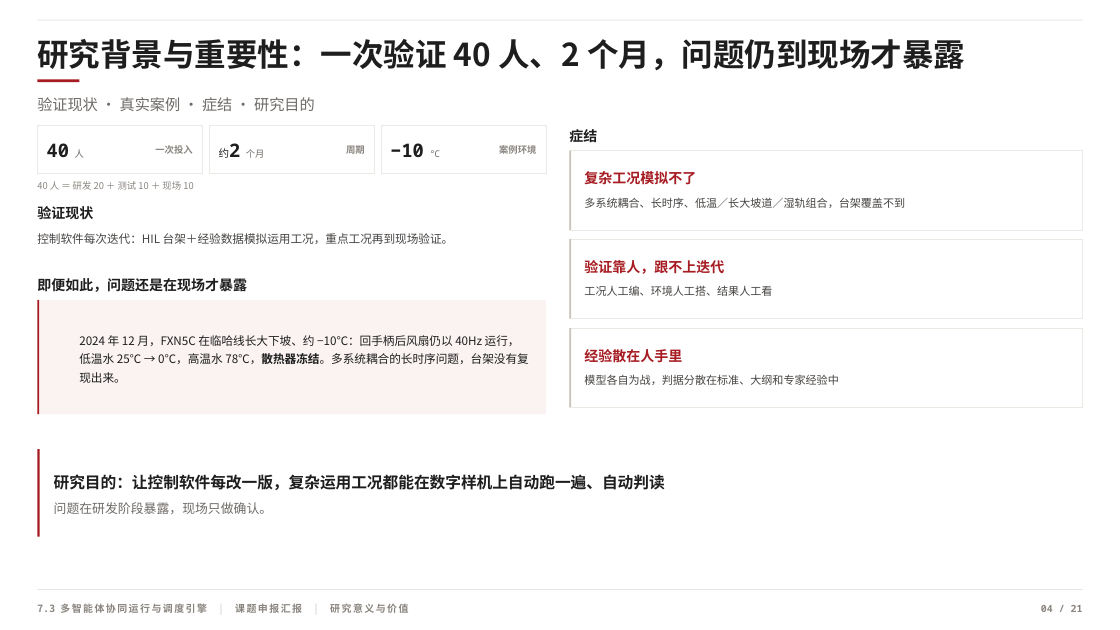
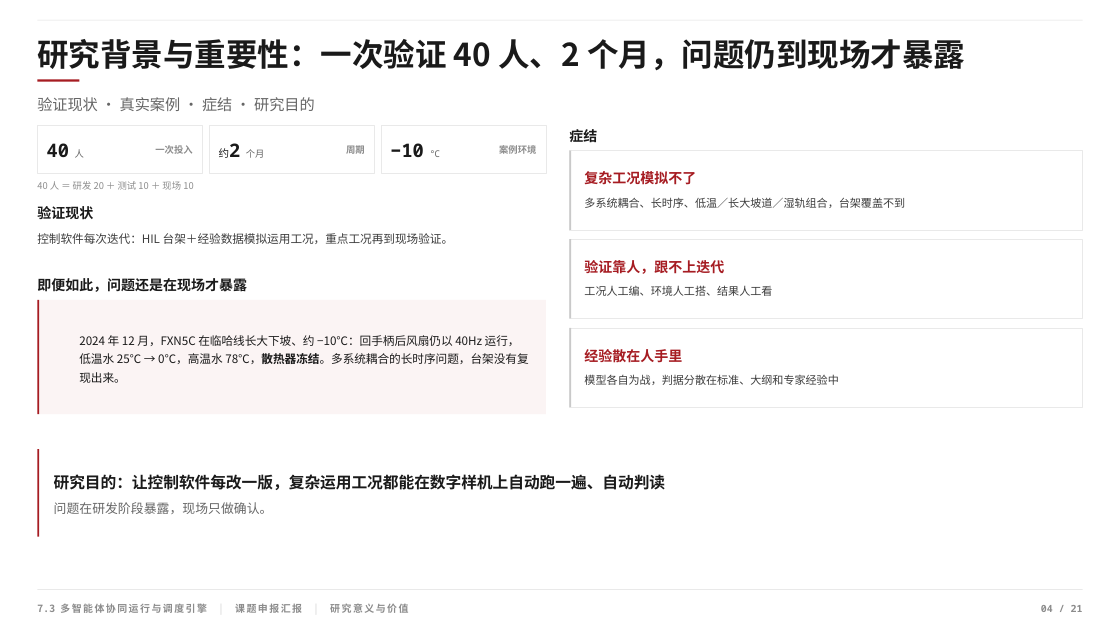
Before and after one commit to huosi012/PPT, a slide deck: slide 4 of 项目汇报PPT.pptx. Drawn at 1120x630 pixels with LibreOffice and Linux fonts; fonts in the diff are those of the drawing; background and template pictures are left out. Boxes give left, top, right and bottom in pixels: in the first picture for what was removed or moved away, otherwise in the second. Text is boxed around its words. In the diff, an @@ line names an element or a change of style, - is before the commit and + after.

```diff
--- a/项目汇报PPT.pptx
+++ b/项目汇报PPT.pptx
@@ rectangle at bbox=[570, 150, 1083, 229]: outline #ECE8E3 0.5 pt to #E9E9E9 0.5 pt @@
@@ text "多系统耦合、长时序、低温／长大坡道／湿轨组合，台架覆盖不到" at bbox=[584, 197, 905, 208]: text colour #474543 to #3D3D3D @@
@@ text "控制软件每次迭代：HIL 台架＋经验数据模拟运用工况，重点工况再到现场验证。" at bbox=[37, 233, 454, 244]: text colour #474543 to #3D3D3D @@
@@ rectangle at bbox=[37, 300, 546, 414]: fill #FAF3F2 to #FBF4F4 @@
@@ text "2024 年 12 月，FXN5C 在临哈线长大下坡、约 ..." at bbox=[79, 335, 528, 383]: text colour #1E1E1E to #1A1A1A @@
@@ text "研究目的：让控制软件每改一版，复杂运用工况都能在数字样机上自动跑一遍、自动判读" at bbox=[54, 474, 666, 490]: text colour #1E1E1E to #1A1A1A @@
@@ text "问题在研发阶段暴露，现场只做确认。" at bbox=[54, 502, 273, 514]: text colour #6F6B67 to #666666 @@
```
Also in this commit, not shown: 20 other slides changed, 35 other files.
